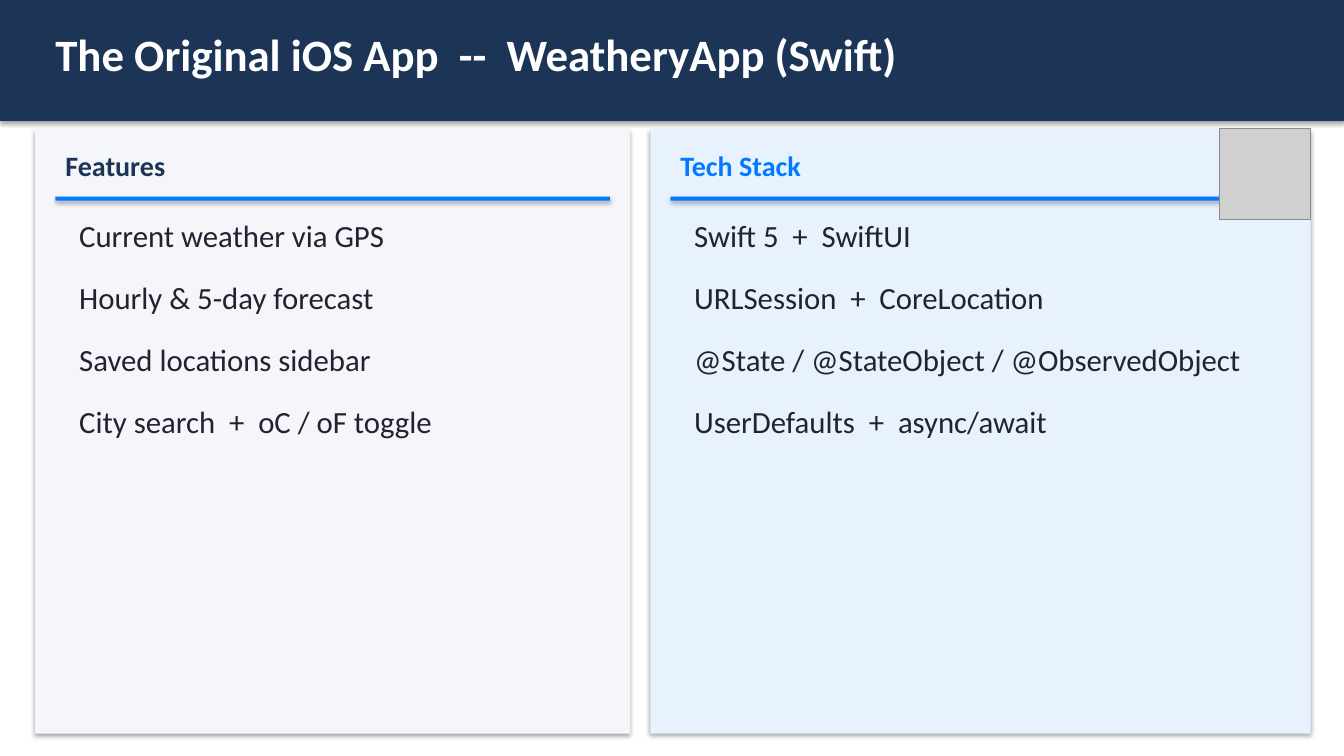
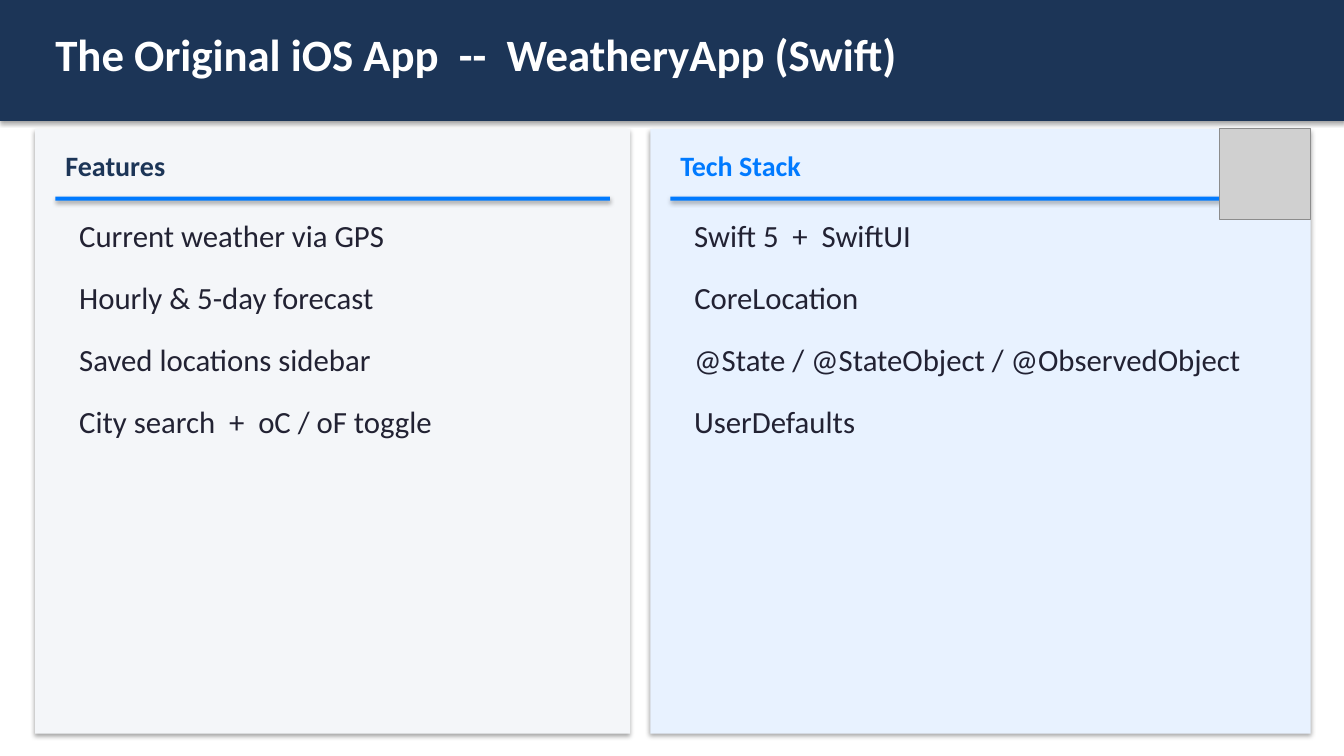
Before and after one commit to kis4-2026ss/projekt-bb-g1-toth-aichinger, a slide deck: slide 3 of docs/WeatheryApp_Presentation.pptx. Drawn at 1344x756 pixels with LibreOffice and Linux fonts; fonts in the diff are those of the drawing; grey boxes stand for pictures. Boxes give left, top, right and bottom in pixels: in the first picture for what was removed or moved away, otherwise in the second. Text is boxed around its words. In the diff, an @@ line names an element or a change of style, - is before the commit and + after.

```diff
--- a/docs/WeatheryApp_Presentation.pptx
+++ b/docs/WeatheryApp_Presentation.pptx
@@ text at (694, 287, 858, 310): text changed @@
-URLSession + CoreLocation
+CoreLocation
@@ text at (694, 411, 855, 434): text changed @@
-UserDefaults + async/await
+UserDefaults
```
Also in this commit, not shown: 1 other slide changed.
